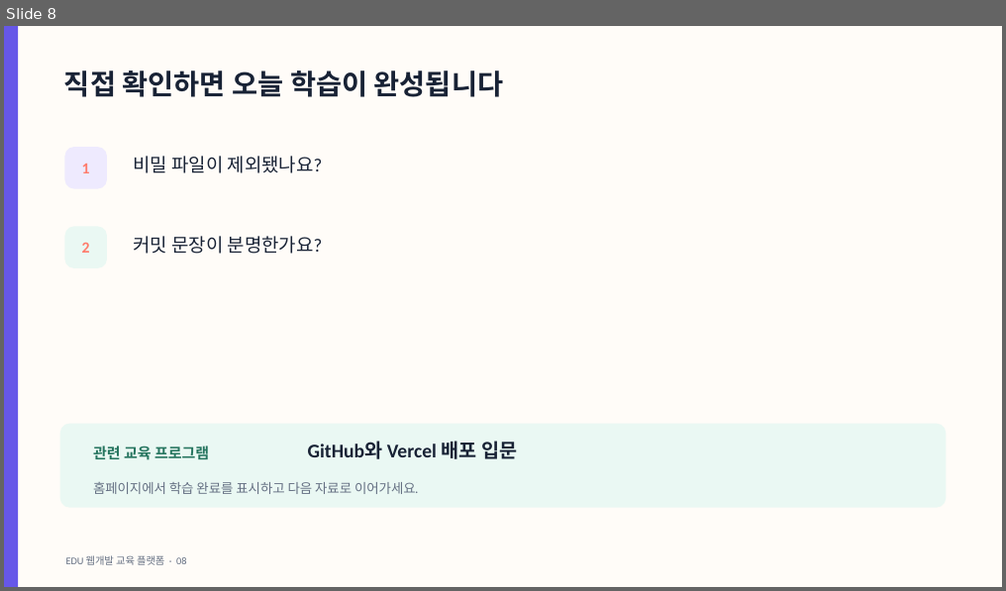
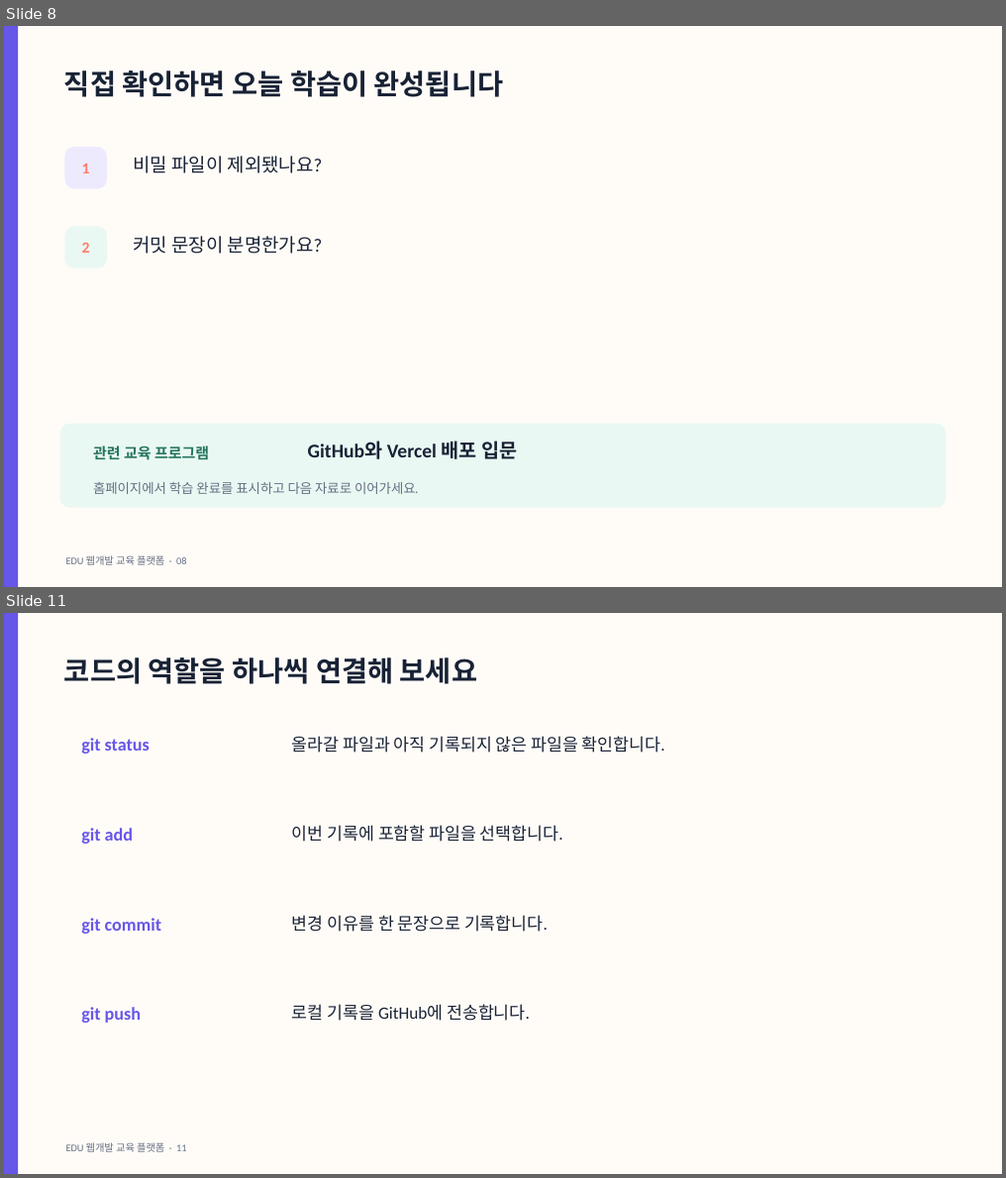
Before and after one commit to cursaman/edu, a slide deck: public/materials/deployment/github-first-push.pptx. Shown one above the other, each under a label of ours: slide 8 before the commit, slides 8 and 11 after it; the slides between them are not shown. The pictures are 1006x591 and 1006x1178 pixels, drawn with LibreOffice and Linux fonts; fonts in the diff are those of the drawing. Boxes give left, top, right and bottom in pixels: in the first picture for what was removed or moved away, otherwise in the second. Text is boxed around its words. In the diff, an @@ line names an element or a change of style, - is before the commit and + after.

Commit message:
대표 교육자료 6개 심화 콘텐츠 보강

```diff
--- a/public/materials/deployment/github-first-push.pptx
+++ b/public/materials/deployment/github-first-push.pptx
@@ slide 11 added at (4,613,1002,1174), background #FFFCF8 @@
@@ rectangle added at (4,613,18,1174), fill #6657E8 @@
@@ text added at (64,658,477,684), 27 pt, text #182235, bold @@
+코드의 역할을 하나씩 연결해 보세요
@@ text added at (81,738,150,754), 17.2 pt, text #6657E8, bold @@
+git status
@@ text added at (292,736,665,753), 16.5 pt, text #182235 @@
+올라갈 파일과 아직 기록되지 않은 파일을 확인합니다.
@@ text added at (81,828,133,844), 17.2 pt, text #6657E8, bold @@
+git add
@@ text added at (292,825,563,842), 16.5 pt, text #182235 @@
+이번 기록에 포함할 파일을 선택합니다.
@@ text added at (81,918,162,934), 17.2 pt, text #6657E8, bold @@
+git commit
@@ text added at (292,915,548,932), 16.5 pt, text #182235 @@
+변경 이유를 한 문장으로 기록합니다.
@@ text added at (81,1007,141,1023), 17.2 pt, text #6657E8, bold @@
+git push
@@ text added at (292,1004,530,1021), 16.5 pt, text #182235 @@
+로컬 기록을 GitHub에 전송합니다.
@@ text added at (66,1143,186,1153), 9.8 pt, text #657083 @@
+EDU 웹개발 교육 플랫폼 · 11
```
Also in this commit, not shown: 6 other slides added, 17 other files.
